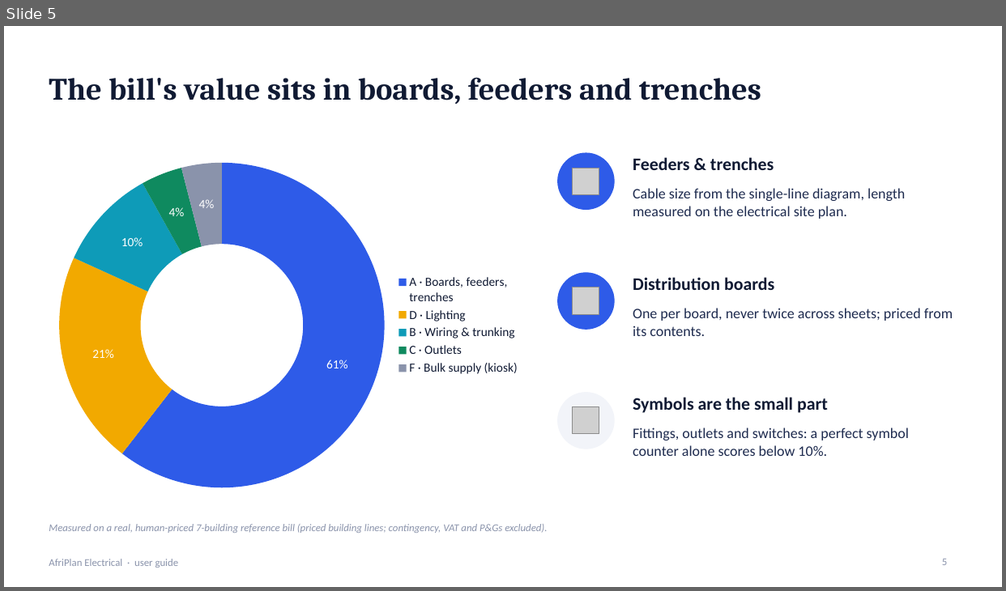
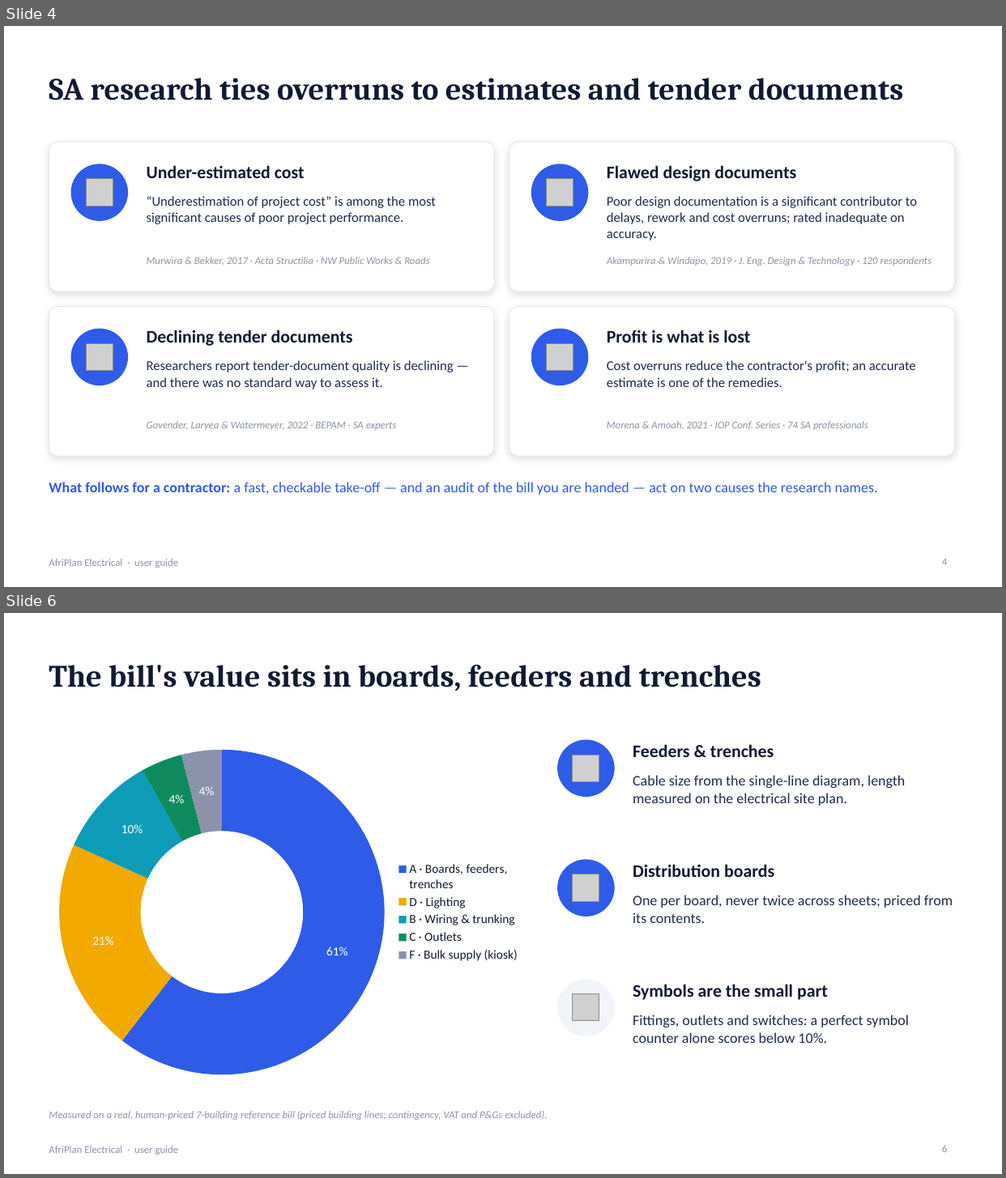
Before and after one commit to Jonathan-Lukwichi/afriplan-ai, a slide deck: docs/presentation/AfriPlan_User_Guide.pptx. Shown one above the other, each under a label of ours: slide 5 before the commit, slides 4 and 6 after it; the slides between them are not shown. The pictures are 1006x591 and 1006x1178 pixels, drawn with LibreOffice and Linux fonts; fonts in the diff are those of the drawing; grey boxes stand for pictures. Boxes give left, top, right and bottom in pixels: in the first picture for what was removed or moved away, otherwise in the second. Text is boxed around its words. In the diff, an @@ line names an element or a change of style, - is before the commit and + after.

```diff
--- a/docs/presentation/AfriPlan_User_Guide.pptx
+++ b/docs/presentation/AfriPlan_User_Guide.pptx
@@ slide 4 added at bbox=[4, 26, 1002, 587], background #FFFFFF; not listed: 1 template element that a slide beside it also shows @@
@@ title added at bbox=[49, 78, 903, 101], 30 pt, text #101A33, bold @@
+SA research ties overruns to estimates and tender documents
@@ rounded rectangle added at bbox=[49, 142, 494, 292], fill #FFFFFF, outline #E3E7F0 0.75 pt @@
@@ rounded rectangle added at bbox=[509, 142, 955, 292], fill #FFFFFF, outline #E3E7F0 0.75 pt @@
@@ ellipse added at bbox=[71, 165, 127, 220], fill #2E5BE8, outline #2E5BE8 1 pt @@
@@ text added at bbox=[147, 165, 305, 178], 17 pt, text #101A33, bold @@
+Under-estimated cost
@@ ellipse added at bbox=[532, 165, 588, 220], fill #2E5BE8, outline #2E5BE8 1 pt @@
@@ text added at bbox=[607, 165, 796, 182], 17 pt, text #101A33, bold @@
+Flawed design documents
@@ picture added at bbox=[86, 179, 113, 206] @@
@@ picture added at bbox=[547, 179, 573, 206] @@
@@ text added at bbox=[147, 196, 436, 224], 13 pt, text #1E2B4F @@
+“Underestimation of project cost” is among the most significant causes of poor project performance.
@@ text added at bbox=[607, 196, 917, 241], 13 pt, text #1E2B4F @@
+Poor design documentation is a significant contributor to delays, rework and cost overruns; rated inadequate on accuracy.
@@ text added at bbox=[147, 257, 429, 265], 10 pt, text #8A93AB, italic @@
+Murwira & Bekker, 2017 · Acta Structilia · NW Public Works & Roads
@@ text added at bbox=[607, 257, 932, 266], 10 pt, text #8A93AB, italic @@
+Akampurira & Windapo, 2019 · J. Eng. Design & Technology · 120 respondents
@@ rounded rectangle added at bbox=[49, 307, 494, 456], fill #FFFFFF, outline #E3E7F0 0.75 pt @@
@@ rounded rectangle added at bbox=[509, 307, 955, 456], fill #FFFFFF, outline #E3E7F0 0.75 pt @@
@@ ellipse added at bbox=[71, 329, 127, 386], fill #2E5BE8, outline #2E5BE8 1 pt @@
@@ text added at bbox=[147, 330, 353, 346], 17 pt, text #101A33, bold @@
+Declining tender documents
@@ ellipse added at bbox=[532, 329, 588, 386], fill #2E5BE8, outline #2E5BE8 1 pt @@
@@ text added at bbox=[607, 330, 750, 343], 17 pt, text #101A33, bold @@
+Profit is what is lost
@@ picture added at bbox=[86, 344, 113, 371] @@
@@ text added at bbox=[147, 361, 454, 390], 13 pt, text #1E2B4F @@
+Researchers report tender-document quality is declining — and there was no standard way to assess it.
@@ picture added at bbox=[547, 344, 573, 371] @@
@@ text added at bbox=[607, 361, 916, 387], 13 pt, text #1E2B4F @@
+Cost overruns reduce the contractor's profit; an accurate estimate is one of the remedies.
@@ text added at bbox=[147, 421, 397, 430], 10 pt, text #8A93AB, italic @@
+Govender, Laryea & Watermeyer, 2022 · BEPAM · SA experts
@@ text added at bbox=[607, 421, 868, 430], 10 pt, text #8A93AB, italic @@
+Morena & Amoah, 2021 · IOP Conf. Series · 74 SA professionals
@@ text added at bbox=[49, 482, 878, 495], 14 pt, text #2E5BE8 @@
+What follows for a contractor: a fast, checkable take-off — and an audit of the bill you are handed — act on two causes the research names.
@@ page number added at bbox=[942, 559, 947, 565], 10 pt, text #8A93AB @@
+4
@@ what was slide 5 is now slide 6 @@
@@ page number at bbox=[942, 1145, 947, 1152]: text changed @@
-5
+6
```
Also in this commit, not shown: 5 slides changed, 2 other slides added, 1 slide removed, 2 other files.
